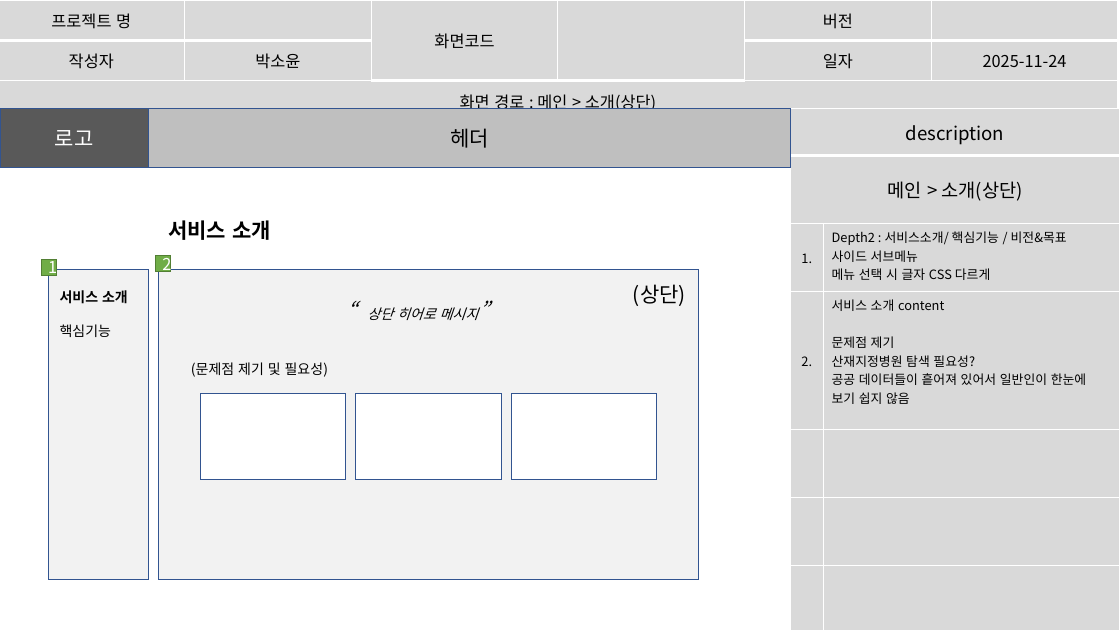
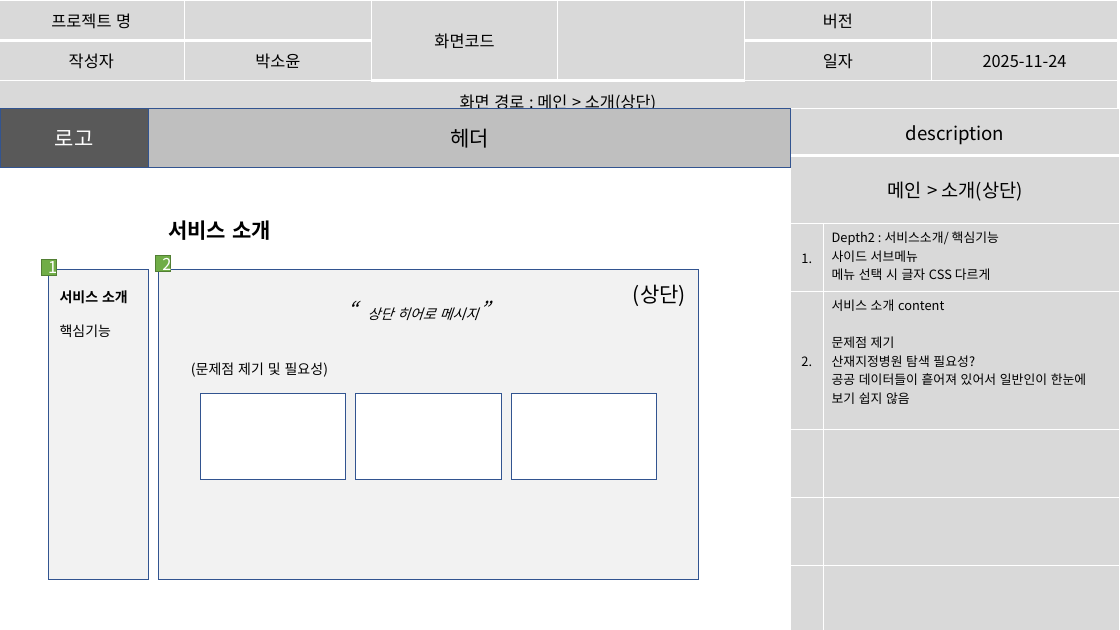
Before and after one commit to imyongchan/source, a slide deck: slide 11 of 종합기획/종합/스토리보드_종합중.pptx (slide 10 before the commit). Drawn at 1120x630 pixels with LibreOffice and Linux fonts; fonts in the diff are those of the drawing. Boxes give left, top, right and bottom in pixels: in the first picture for what was removed or moved away, otherwise in the second. Text is boxed around its words. In the diff, an @@ line names an element or a change of style, - is before the commit and + after.

```diff
--- a/종합기획/종합/스토리보드_종합중.pptx
+++ b/종합기획/종합/스토리보드_종합중.pptx
@@ table at (x1=791, y1=108, x2=1120, y2=630) @@
-row 3, column 2: Depth2 : 서비스소개/ 핵심기능 / 비전&목표 / 사이드 서브메뉴 / 메뉴 선택 시 글자 CSS 다르게
+row 3, column 2: Depth2 : 서비스소개/ 핵심기능 / 사이드 서브메뉴 / 메뉴 선택 시 글자 CSS 다르게
```
Also in this commit, not shown: 19 other slides changed, 1 slide added.
